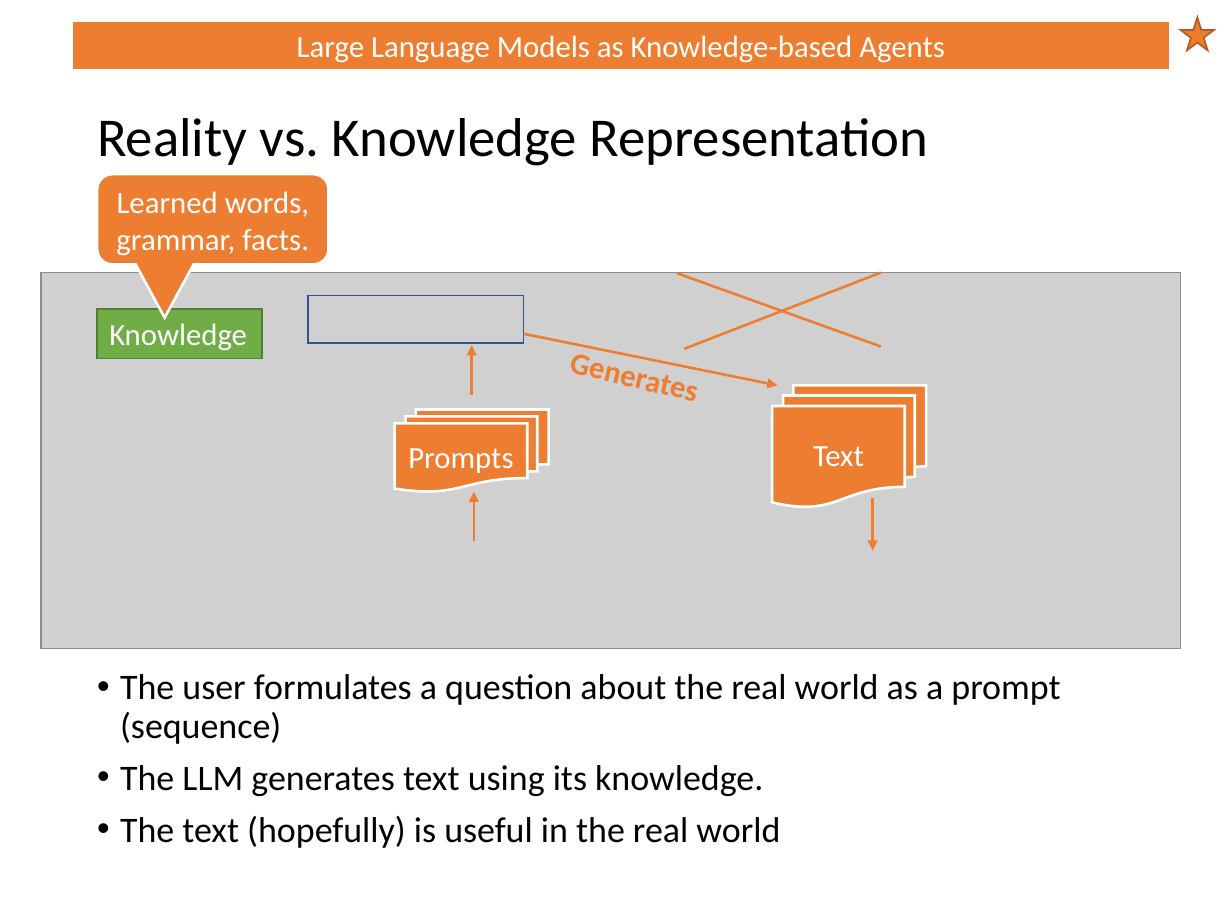
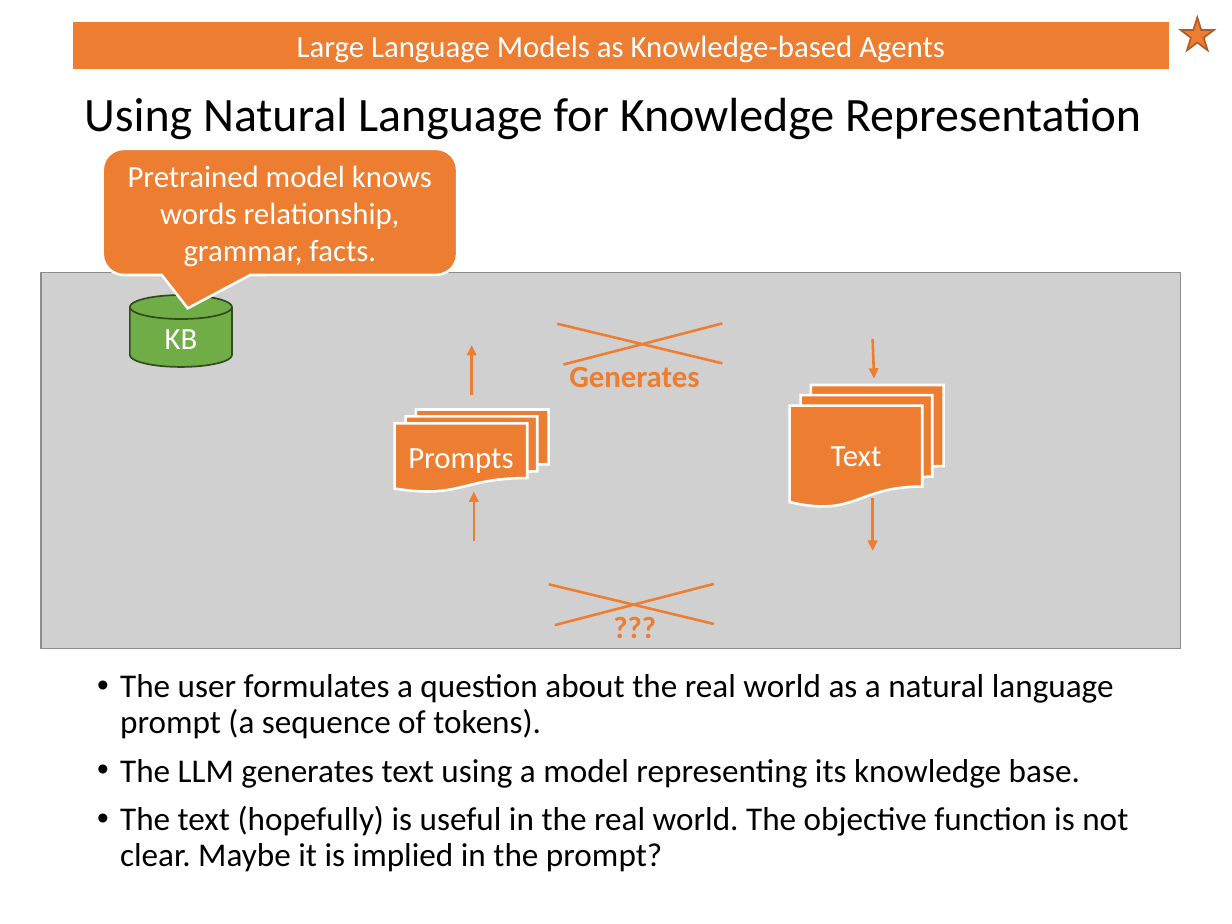
Before and after one commit to mhahsler/CS7320-AI, a slide deck: slide 39 of slides/07_logic.pptx (slide 37 before the commit). Drawn at 1232x924 pixels with LibreOffice and Linux fonts; fonts in the diff are those of the drawing; grey boxes stand for pictures. Boxes give left, top, right and bottom in pixels: in the first picture for what was removed or moved away, otherwise in the second. Text is boxed around its words. In the diff, an @@ line names an element or a change of style, - is before the commit and + after.

```diff
--- a/slides/07_logic.pptx
+++ b/slides/07_logic.pptx
@@ title at bbox=[84, 97, 1141, 140]: text changed; size 32 to 28 pt @@
-Reality vs. Knowledge Representation
+Using Natural Language for Knowledge Representation
@@ rounded speech box "Pretrained model knows words relationship, ...": place and size @@
-rounded speech box "Pretrained model knows words relationship, ..." at bbox=[97, 174, 329, 264]
+rounded speech box "Pretrained model knows words relationship, ..." at bbox=[102, 149, 457, 275]
@@ rounded speech box "Pretrained model knows words relationship, ..." at bbox=[102, 149, 457, 275]: proportions changed @@
@@ text in rounded speech box at bbox=[128, 165, 432, 267]: text changed @@
-Learned words, grammar, facts.
+Pretrained model knows words relationship, grammar, facts.
@@ cylinder added at bbox=[129, 296, 232, 367], fill #70AD47, outline #314C1F 1 pt, 18 pt, text #FFFFFF @@
+KB
@@ rectangle removed at bbox=[308, 296, 524, 344] @@
@@ rectangle removed at bbox=[97, 309, 262, 359] @@
-Knowledge
@@ line moved from (676, 274) - (881, 346) to (557, 324) - (722, 363) @@
@@ line moved from (684, 349) - (881, 272) to (563, 365) - (722, 324) @@
@@ arrow removed from (524, 334) to (777, 386) @@
@@ text "Generates": place and size @@
-text "Generates" at bbox=[553, 334, 717, 418]
+text "Generates" at bbox=[569, 362, 699, 387]
@@ text "Generates" at bbox=[569, 362, 699, 387]: rotation 13 to 0 degrees @@
@@ arrow added from (872, 339) to (873, 378), #ED7D31 1.5 pt @@
@@ flow chart multidocument "Text": place and size @@
-flow chart multidocument "Text" at bbox=[772, 386, 926, 508]
+flow chart multidocument "Text" at bbox=[790, 386, 944, 508]
@@ line added from (548, 584) to (713, 623), #ED7D31 1.5 pt @@
@@ line added from (554, 625) to (713, 584), #ED7D31 1.5 pt @@
@@ text added at bbox=[601, 601, 669, 650], 18 pt, text #ED7D31, bold @@
+???
@@ text at bbox=[120, 674, 1128, 872]: text changed; size 21 to 19.4 pt @@
-• The user formulates a question about the real world as a prompt (sequence)
-• The LLM generates text using its knowledge.
-• The text (hopefully) is useful in the real world
+• The user formulates a question about the real world as a natural language prompt (a sequence of tokens).
+• The LLM generates text using a model representing its knowledge base.
+• The text (hopefully) is useful in the real world. The objective function is not clear. Maybe it is implied in the prompt?
```
Also in this commit, not shown: 7 other slides changed, 6 slides added, 3 slides removed, 1 other file.
